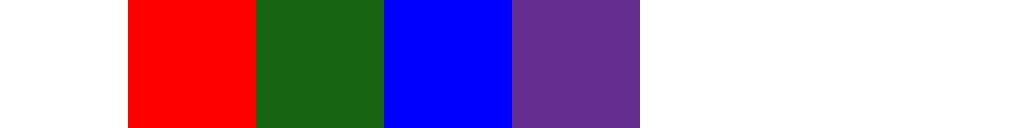
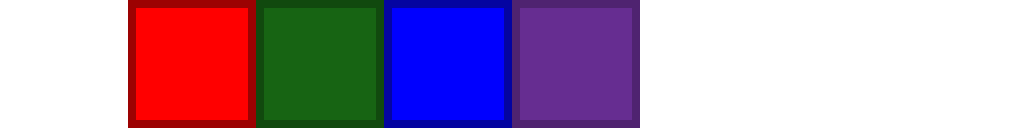
Comparing the layer stacks of the two 1024 x 128 images. Changes:
painted on "Rectangle 3", unmasked it over (128, 0, 256, 128)
painted on "Rectangle 4", unmasked it over (256, 0, 384, 128)
moved "Rectangle 5" above "Rectangle 6", painted on it, unmasked it over (384, 0, 512, 128)
painted on "Rectangle 6", unmasked it over (512, 0, 640, 128)
